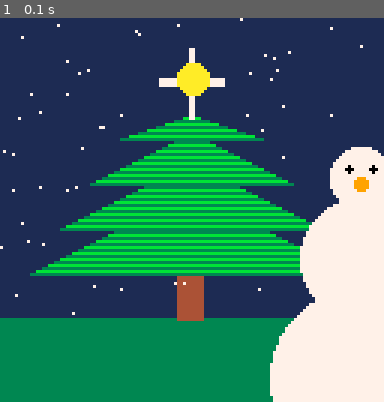
Above: before the commit, frame 1.
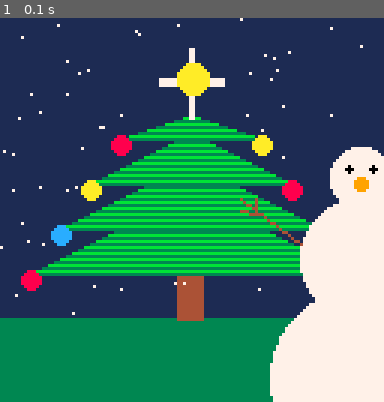
Above: after the commit, the same moment.

Repository: joeygibson/tcc2022
Game: PICO-8 cartridge day1.p8
Two runs of this game, one before a commit and one after it. Both use one fixed random seed, a clock stepped at 60 frames per second and the inputs below.
Inputs:
- Up to frame 1 (0.1 s): no input

The runs differ from the first frame. In frame 1, 1.5% of the frame differs, in the area x 5-79%, y 30-72%.

Commit message:
day 1 is done

Diff:
--- a/day1.p8
+++ b/day1.p8
@@ -91,17 +91,33 @@
 		line(x1, y1, x2, y2, c)
 	end
 
+	-- ornaments
+	circfill((tree_bottom_width / 2), 102 - trunk_height, 3, 8)
+	circfill((tree_bottom_width / 2) + 10, 87 - trunk_height, 3, 12)
+
+	circfill((tree_bottom_width / 2) + 20, 72 - trunk_height, 3, 10)
+	circfill(127 - ((tree_bottom_width / 2) + 20), 72 - trunk_height, 3, 8)
+
+	circfill((tree_bottom_width / 2) + 30, 57 - trunk_height, 3, 8)
+	circfill(127 - ((tree_bottom_width / 2) + 30), 57 - trunk_height, 3, 10)
+
 	-- star
 	rect(63, 10, 64, 33, 7)
 	rectfill(63-10, 20, 63+11, 22, 7)
 	circfill(64, 20, 5, 10)
 
+	-- snowman's body
 	circfill(120, 120, 30, 7)
 	circfill(120, 80, 20, 7)
 	circfill(120, 53, 10, 7)
 	circfill(116, 50, 1, 0)
 	circfill(124, 50, 1, 0)
 	circfill(120, 55, 2, 9)
+
+	-- snowman's arm
+	line(100, 75, 80, 60, 4)
+	line(80, 64, 85, 65, 4)
+	line(85, 65, 85, 60, 4)
 end
 __gfx__
 00000000000000000000000000000000000000000000000000000000000000000000000000000000000000000000000000000000000000000000000000000000
Not shown, changed: README.md
Not shown, added: images/day1.png
